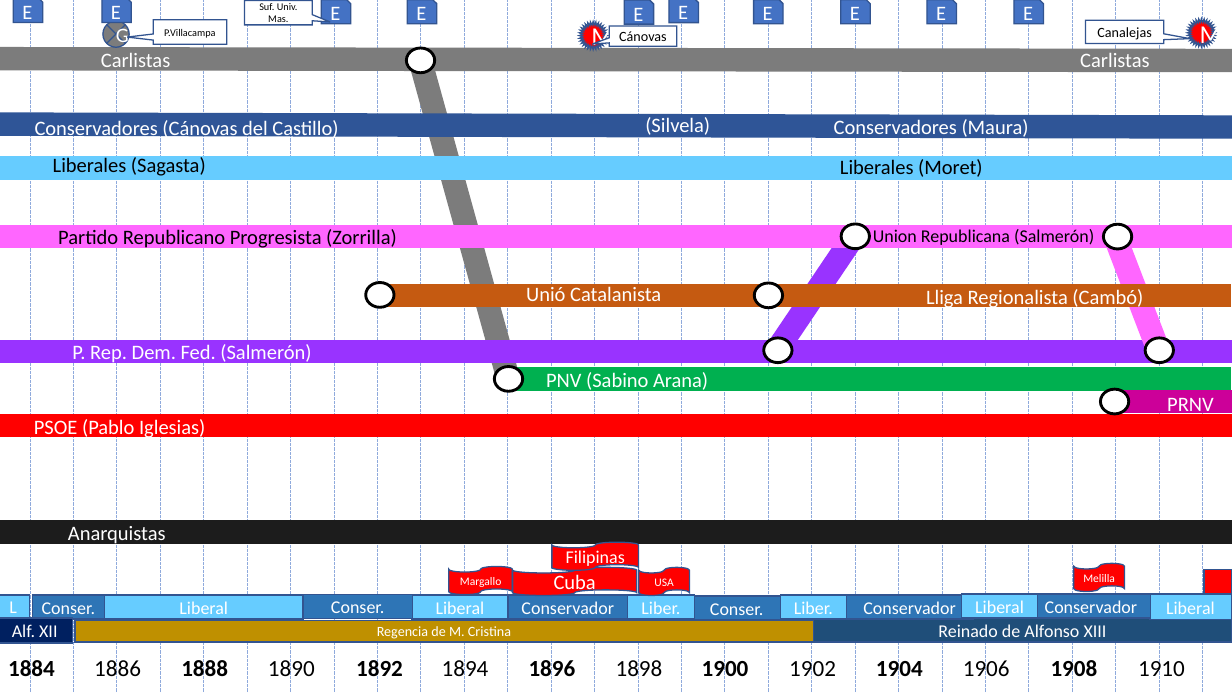
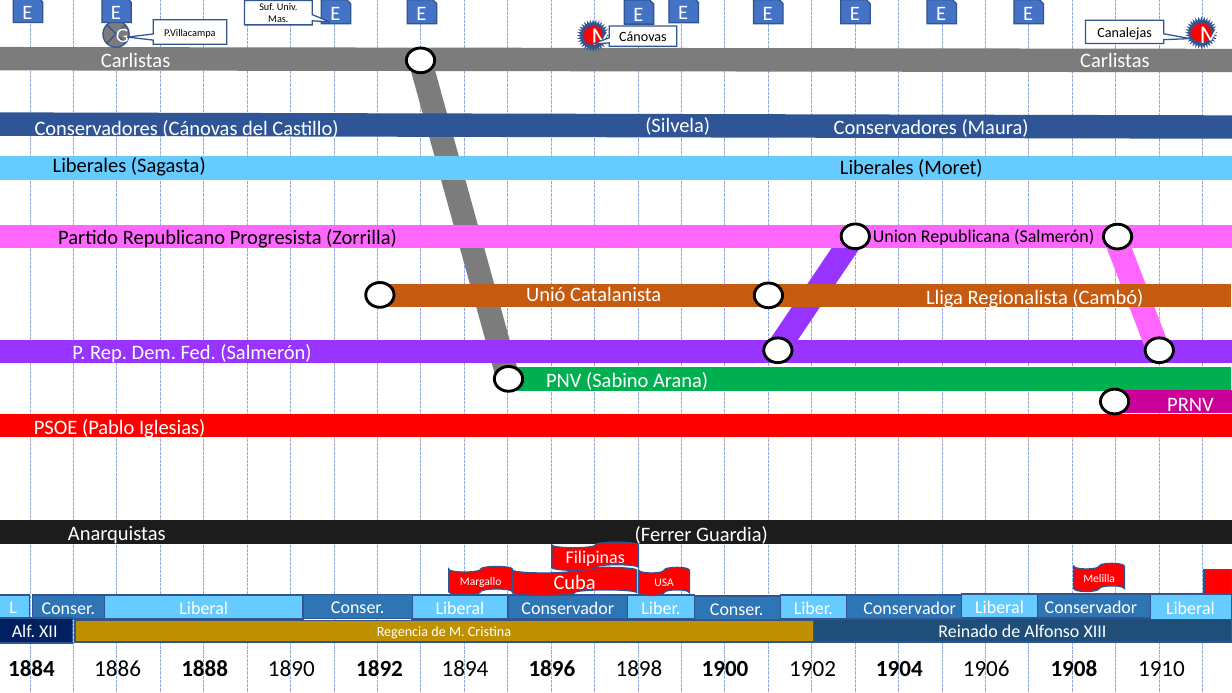
Before and after one commit to Alexggo/Spanish-History-Graph, a slide deck: slide 4 of Timeline.pptx. Drawn at 1232x693 pixels with LibreOffice and Linux fonts; fonts in the diff are those of the drawing. Boxes give left, top, right and bottom in pixels: in the first picture for what was removed or moved away, otherwise in the second. Text is boxed around its words. In the diff, an @@ line names an element or a change of style, - is before the commit and + after.

Commit message:
Ferrer

```diff
--- a/Timeline.pptx
+++ b/Timeline.pptx
@@ text added at [635,526,768,547], 16 pt, text #FFFFFF @@
+(Ferrer Guardia)
```
Also in this commit, not shown: 1 other slide changed, 4 other files.
